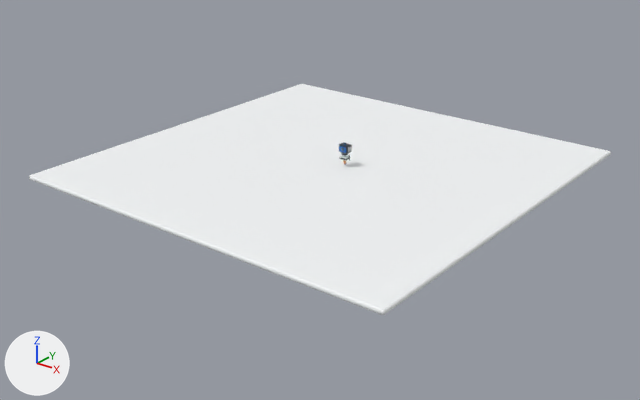
The Blender file assets/blender/section-01-print.blend: old version first, new version second.
Before and after are seen from a 50 mm lens placed at (29.3, -38.1, 18.2), pointed at (0.2, -1.2, -1.9). The axes (+X, +Y, +Z) are drawn at lower left. The lights are the same throughout. The first picture is the older version.

The first picture shows 'White studio floor' and 1 more.
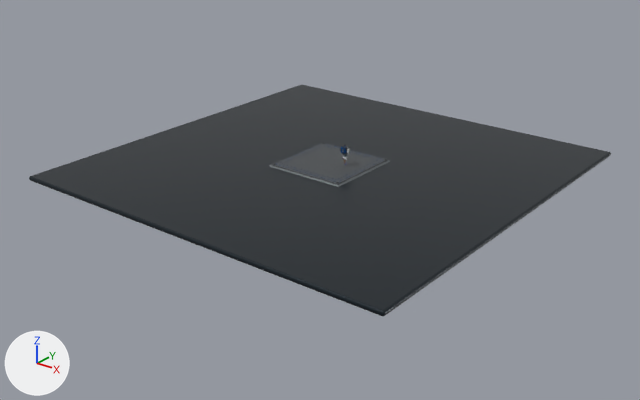
ob_moving_print_head is not drawn itself; it is the parent of ob_replaceable_brass_nozzle, ob_nozzle_hex_collar, ob_ceramic_heater_block, ob_heater_protective_sleeve, ob_heat_break, ob_cooling_fin_01, ob_cooling_fin_02, ob_cooling_fin_03.

Boxes (x1, y1, x2, y2) around the edits, measured in the pictures (640 x 400 px):
'White studio floor', recoloured, moved: before (29, 84, 611, 315); after (29, 85, 611, 316)
'Textured magnetic build surface', added: after (272, 143, 388, 185)
'CNC aluminium carrier', added: after (269, 160, 390, 187)
'Modern print head shroud', rescaled: before (339, 142, 352, 154); after (340, 145, 350, 154)
'Anodized face plate', rescaled (25% narrower, 12% shorter): before (339, 146, 346, 153); after (341, 147, 346, 153)
'Ceramic heater block', rescaled (not visible afterwards): before (340, 155, 349, 161)
'Heater protective sleeve', rescaled (not visible afterwards): before (339, 157, 349, 160)

What changed in the scene script:
```text
Add mat_minimal_graphite_floor:
    mat_minimal_graphite_floor = bpy.data.materials.new('Minimal graphite floor')
    # nodes: BsdfPrincipled, Bump, OutputMaterial, TexNoise
    # colours: dark blue #1d2830
Add mat_fine_pei_surface:
    mat_fine_pei_surface = bpy.data.materials.new('Fine PEI surface')
    # nodes: BsdfPrincipled, Bump, OutputMaterial, TexNoise
    # colours: dark grey #4b4f52
Add mat_bead_blasted_aluminium:
    mat_bead_blasted_aluminium = bpy.data.materials.new('Bead-blasted aluminium')
    # nodes: BsdfPrincipled, Bump, OutputMaterial, TexNoise
    # colours: grey #8a9195
Change me_cube:
    where me_cube.from_pydata(...)  # 8 vertices, 6 faces; spans x -12.0..12.0, y -12.0..12.0, z -0.1..0.1
    remove me_cube.materials.append(mat_studio_white)  # white #f6f8f9
    add me_cube.materials.append(mat_minimal_graphite_floor)
Add me_cube_002_1:
    me_cube_002_1.from_pydata(...)  # a box spanning x -3.08..3.08, y -3.08..3.08, z -0.04..0.04
    me_cube_002_1.materials.append(mat_fine_pei_surface)
Add me_cube_001_1:
    me_cube_001_1.from_pydata(...)  # a box spanning x -3.25..3.25, y -3.25..3.25, z -0.12..0.12
    me_cube_001_1.materials.append(mat_bead_blasted_aluminium)
Change ob_white_studio_floor:
    ob_white_studio_floor.location: (0.0, 0.0, -0.14) -> (0.0, 0.0, -0.2)
Change ob_moving_print_head:
    ob_moving_print_head.scale: (0.68, 0.68, 0.68) -> (0.5, 0.5, 0.62)
Add ob_textured_magnetic_build_surface:
    ob_textured_magnetic_build_surface = bpy.data.objects.new('Textured magnetic build surface', me_cube_002_1)
    ob_textured_magnetic_build_surface.parent = ob_compact_build_bed
    ob_textured_magnetic_build_surface.location = (0.0, 0.0, 0.015)
    _m = ob_textured_magnetic_build_surface.modifiers.new('Precision edge radius', 'BEVEL')
    _m.width = 0.09
    _m.width_pct = 0.09
    _m.segments = 6
Add ob_compact_build_bed:
    ob_compact_build_bed = bpy.data.objects.new('Compact build bed', None)
    ob_compact_build_bed.location = (0.0, 0.0, 0.0)
    ob_compact_build_bed.scale = (0.78, 0.78, 0.78)
Add ob_cnc_aluminium_carrier:
    ob_cnc_aluminium_carrier = bpy.data.objects.new('CNC aluminium carrier', me_cube_001_1)
    ob_cnc_aluminium_carrier.parent = ob_compact_build_bed
    ob_cnc_aluminium_carrier.location = (0.0, 0.0, -0.13)
    _m = ob_cnc_aluminium_carrier.modifiers.new('Precision edge radius', 'BEVEL')
    _m.width = 0.13
    _m.width_pct = 0.13
    _m.segments = 6
```
